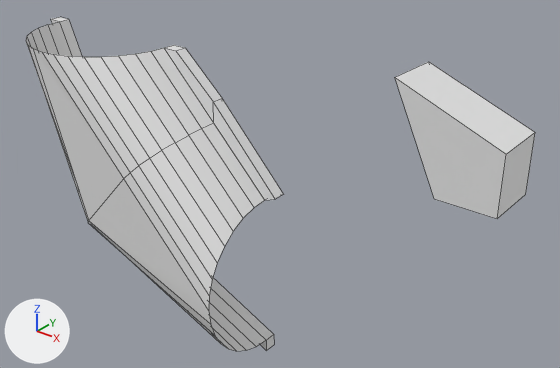
What one commit did to the Blender file Design/Controls-assets/Tubes.blend.
One viewpoint serves both versions: a 50 mm camera at (243.0, -194.0, 161.0) aimed at (80.0, 8.0, 35.0). The axes (+X, +Y, +Z) are drawn at lower left. The lights are the same throughout. Mesh edges are drawn as thin lines.

In view in the first picture: 'Cube', 'CurveTube'.
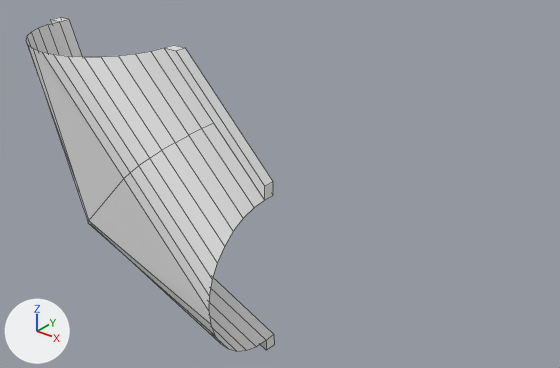
Location of each change, (x1, y1, x2, y2) in pixels of the pictures (560 x 368 px; the box of a moved part takes in the faces that stretch with it):
'CurveTube', reshaped: before (26, 17, 283, 351); after (26, 17, 274, 351)
'Cube', deleted: before (395, 62, 535, 219)
part 1 of me_cylinder_004, cut back: before (164, 45, 283, 200); after (164, 45, 273, 200)
part 2 of me_cylinder_004, moved or reshaped: before (51, 17, 68, 23); after (50, 17, 68, 23)

Patch to the scene script:
```diff
--- a/Design/Controls-assets/Tubes.blend.py
+++ b/Design/Controls-assets/Tubes.blend.py
@@ me_cylinder_004 @@
 me_cylinder_004.from_pydata(...)  # 69 vertices, 51 faces; spans x -31.5..6.6, y -80.2..36.6, z -84.8..37.4
 # used by ob_curvetube; location = (0.0, 0.0, 0.0); rotation_euler = (-1.571, 0.0, 1.571), in degrees (-90, 0, 90)
 # verts and faces of me_cylinder_004; kept vertices keep their numbers, new ones are numbered from 69
 # before: 15 (0.1, -80.0, -31.6) at pixel (163, 47), 18 (5.0, -31.5, -80.0), 21 (5.0, -80.0, -31.6) at pixel (173, 45), 22 (0.1, -31.5, -80.0) at pixel (264, 200), 40 (0.1, -55.8, -55.8) at pixel (213, 123)
 # before: 51 (5.0, -55.8, -55.8), 57 (0.1, -80.1, -37.8) at pixel (175, 50), 58 (5.0, -33.5, -84.8) at pixel (283, 194), 59 (5.0, -80.1, -37.8) at pixel (185, 47), 60 (0.1, -33.5, -84.8) at pixel (275, 199)
 # before: 61 (0.1, -64.2, -55.8) at pixel (213, 101), 62 (5.0, -64.2, -55.8) at pixel (222, 98)
 # before: 63 (0.0, -80.2, 37.4) at pixel (50, 19), 66 (5.0, -80.2, 37.4) at pixel (60, 16)
+# me_cylinder_004 part 1
+delete_vertices([51, 61, 62])  # with the faces that use them
+verts[57] = (0.1, -80.0, -37.8)  # moved, pixel (175, 50)
+verts[59] = (5.0, -80.0, -37.8)  # moved, pixel (185, 47)
+verts[58] = (5.0, -37.2, -80.0)  # moved, pixel (273, 181)
+verts[60] = (0.1, -37.2, -80.0)  # moved, pixel (264, 186)
+faces += [(15, 22, 60, 57), (18, 21, 59, 58), (57, 60, 58, 59)]
+# me_cylinder_004 part 2
+verts[63] = (0.0, -80.0, 37.4)  # moved, pixel (50, 19)
+verts[66] = (5.0, -80.0, 37.4)  # moved, pixel (60, 17)
@@ ob_cube @@
-ob_cube = bpy.data.objects.new('Cube', me_cube)
-ob_cube.location = (159.8, 5.0, 66.2)
```
